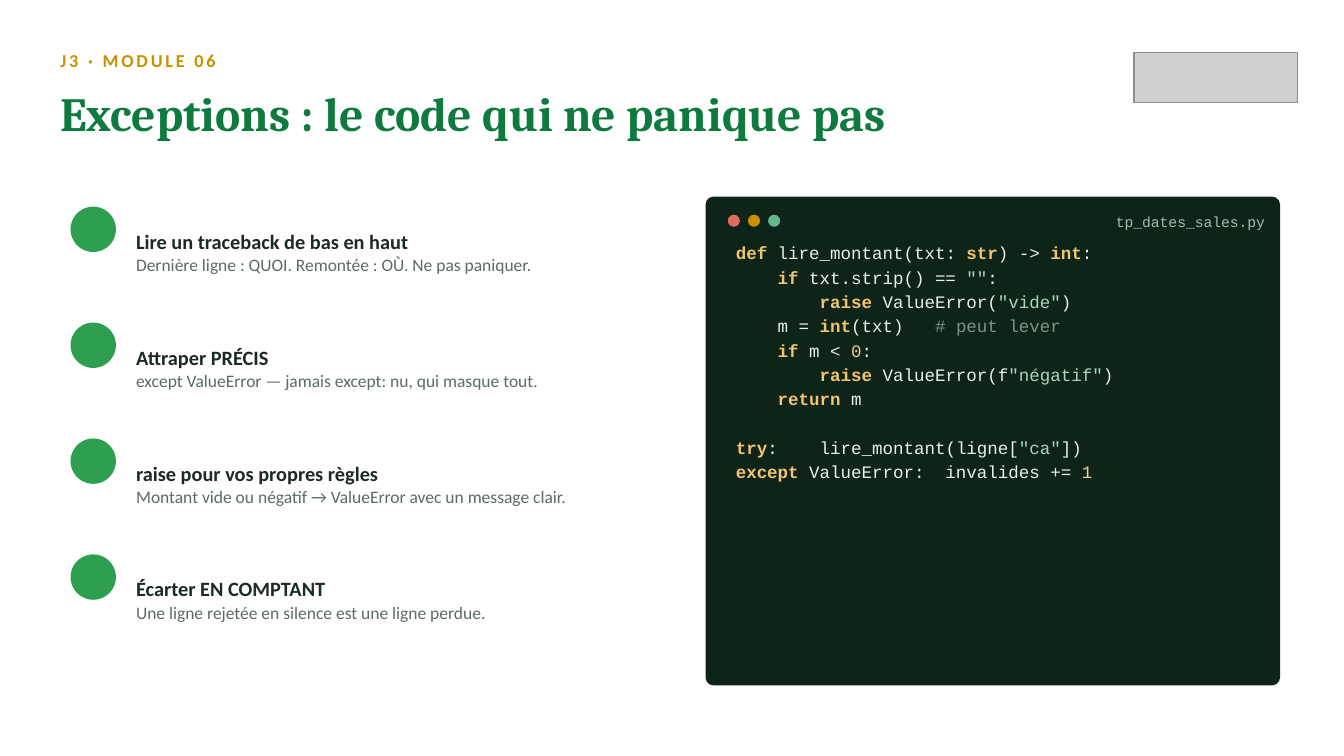
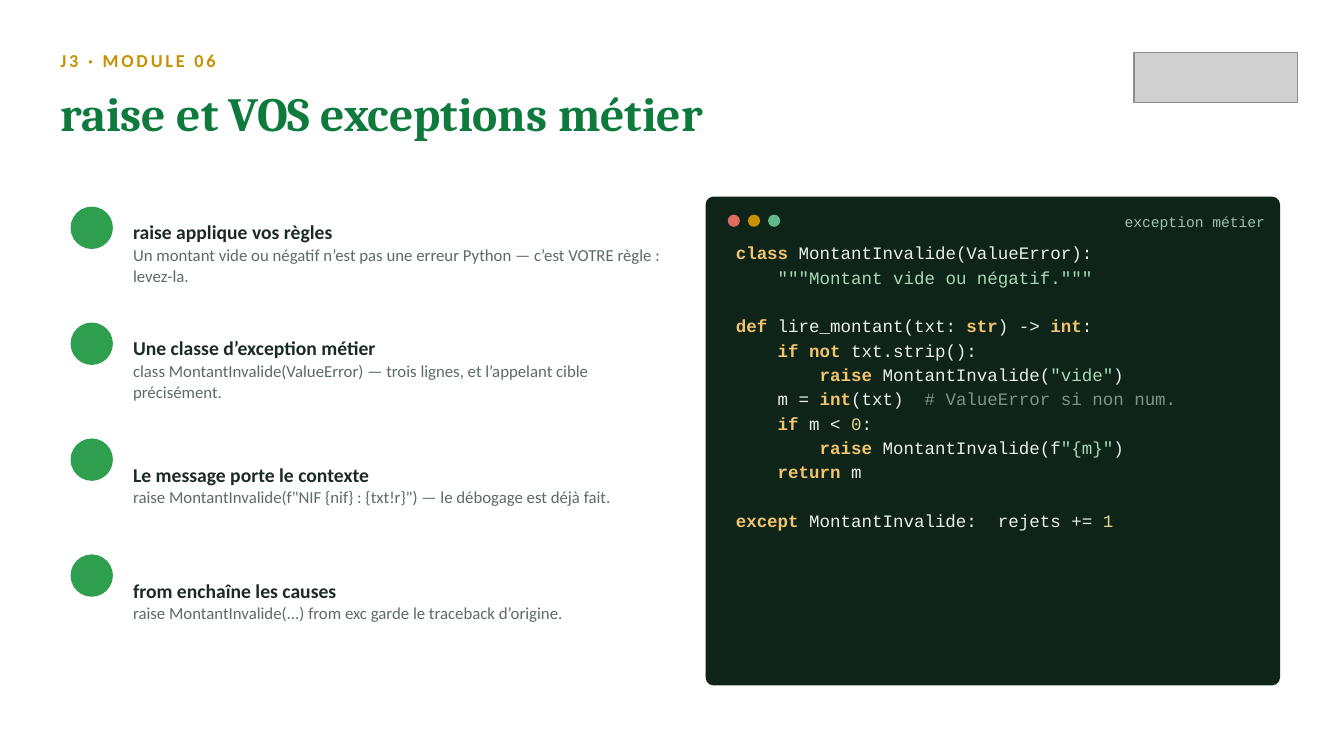
Before and after one commit to sogui/formation-python, a slide deck: slide 10 of slides/sources/J3-fichiers-robustesse.pptx (slide 6 before the commit). Drawn at 1344x756 pixels with LibreOffice and Linux fonts; fonts in the diff are those of the drawing; grey boxes stand for pictures; background and template pictures are left out. Boxes give left, top, right and bottom in pixels: in the first picture for what was removed or moved away, otherwise in the second. Text is boxed around its words. In the diff, an @@ line names an element or a change of style, - is before the commit and + after.

Commit message:
Slides enrichies : niveau intermédiaire, ~14-15 diapos par journée
- J1 : REPL/débogage, pièges du float pour les montants, round bancaire,
  f-strings détaillées, truthiness, enumerate/zip, while, compréhensions
- J2 : *args/**kwargs, portée LEGB et défaut mutable, lambda/key=,
  slicing et copie, Counter/defaultdict, tableau de choix des structures
- J3 : pathlib complet (glob), DictWriter et newline, options JSON,
  hiérarchie des exceptions, else/finally, exceptions métier, uv détaillé
- J4 : dataclass avancé (frozen, __post_init__, field), loc/iloc et
  SettingWithCopyWarning, to_datetime/.dt, agg nommés, merge validé
- J5 : argparse détaillé, logging, vectorisation, anatomie d'un script,
  checklist qualité avant de rendre

```diff
--- a/slides/sources/J3-fichiers-robustesse.pptx
+++ b/slides/sources/J3-fichiers-robustesse.pptx
@@ text at (60,97,703,141): text changed @@
-Exceptions : le code qui ne panique pas
+raise et VOS exceptions métier
@@ text at (133,225,652,282): text changed; size 12.5 to 12 pt @@
-Lire un traceback de bas en haut
-Dernière ligne : QUOI. Remontée : OÙ. Ne pas paniquer.
+raise applique vos règles
+Un montant vide ou négatif n’est pas une erreur Python — c’est VOTRE règle : levez-la.
@@ text at (1125,216,1265,230): text changed @@
-tp_dates_sales.py
+exception métier
@@ text at (736,247,1093,288): paragraphs added @@
+class MontantInvalide(ValueError):
+"""Montant vide ou négatif."""
@@ text at (133,341,588,401): text changed; size 12.5 to 12 pt @@
-Attraper PRÉCIS
-except ValueError — jamais except: nu, qui masque tout.
+Une classe d’exception métier
+class MontantInvalide(ValueError) — trois lignes, et l’appelant cible précisément.
@@ text at (778,344,1176,409): text changed @@
-if txt.strip() == "":
-raise ValueError("vide")
-m = int(txt) # peut lever
+if not txt.strip():
+raise MontantInvalide("vide")
+m = int(txt) # ValueError si non num.
@@ text at (820,442,1124,458): text changed @@
-raise ValueError(f"négatif")
+raise MontantInvalide(f"{m}")
@@ text at (133,468,610,506): text changed; size 12.5 to 12 pt @@
-raise pour vos propres règles
-Montant vide ou négatif → ValueError avec un message clair.
+Le message porte le contexte
+raise MontantInvalide(f"NIF {nif} : {txt!r}") — le débogage est déjà fait.
@@ text at (736,515,1114,531): text changed @@
-try: lire_montant(ligne["ca"])
-except ValueError: invalides += 1
+except MontantInvalide: rejets += 1
@@ text at (133,584,562,622): text changed; size 12.5 to 12 pt @@
-Écarter EN COMPTANT
-Une ligne rejetée en silence est une ligne perdue.
+from enchaîne les causes
+raise MontantInvalide(...) from exc garde le traceback d’origine.
```
Also in this commit, not shown: 9 other slides changed, 5 slides added, 9 other files.
